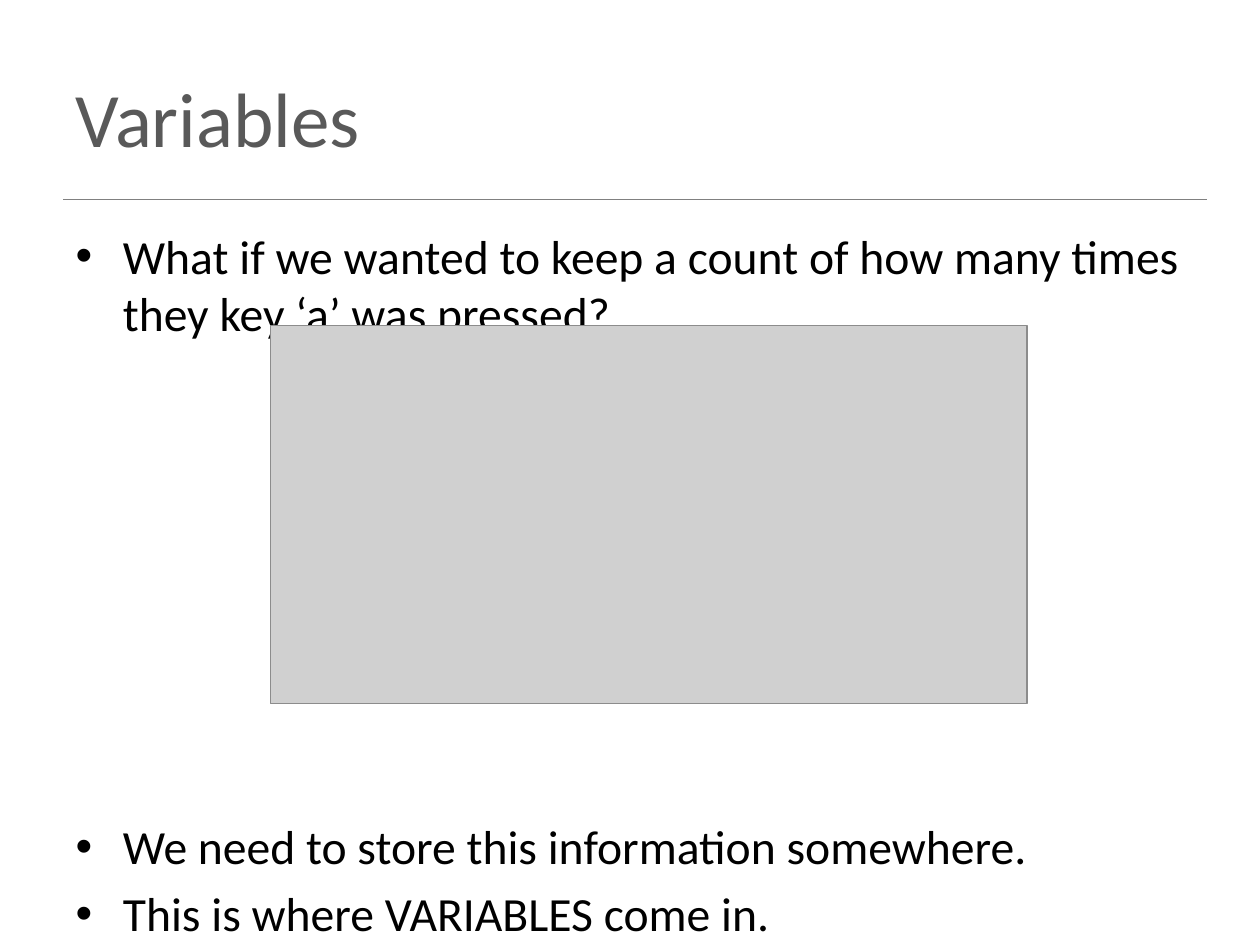
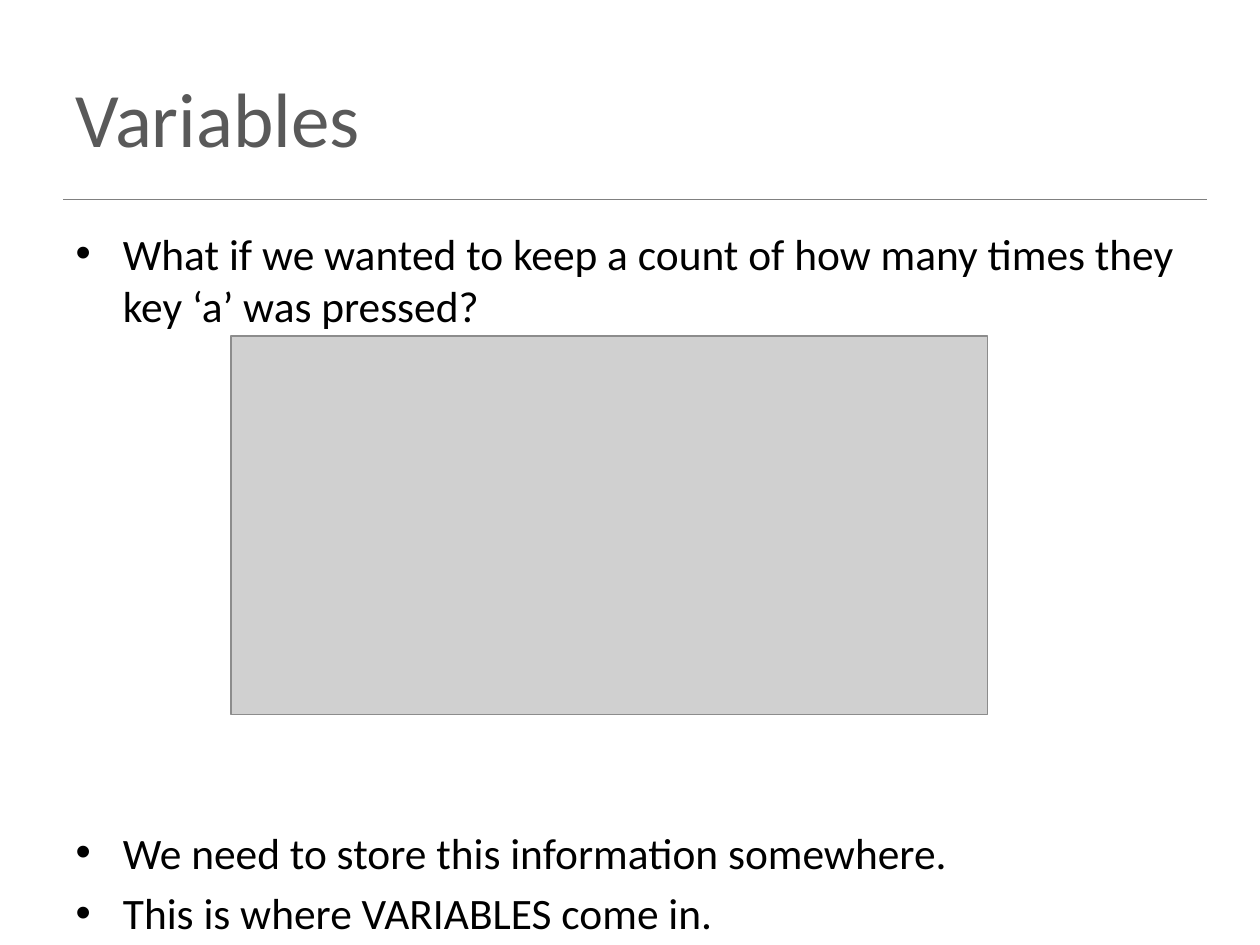
Before and after one commit to witcomputingcamp/scratch, a slide deck: slide 4 of topic02/talk/a-scratch-variables-operators.pptx. Drawn at 1260x945 pixels with LibreOffice and Linux fonts; fonts in the diff are those of the drawing; grey boxes stand for pictures. Boxes give left, top, right and bottom in pixels: in the first picture for what was removed or moved away, otherwise in the second. Text is boxed around its words. In the diff, an @@ line names an element or a change of style, - is before the commit and + after.

```diff
--- a/topic02/talk/a-scratch-variables-operators.pptx
+++ b/topic02/talk/a-scratch-variables-operators.pptx
@@ text "What if we wanted to ..." at bbox=[123, 240, 1173, 930]: size 27.2 to 24.8 pt @@
@@ picture: place and size @@
-picture at bbox=[271, 325, 1027, 703]
+picture at bbox=[231, 336, 987, 714]
```
Also in this commit, not shown: 3 other slides changed, 1 slide removed, 26 other files.
